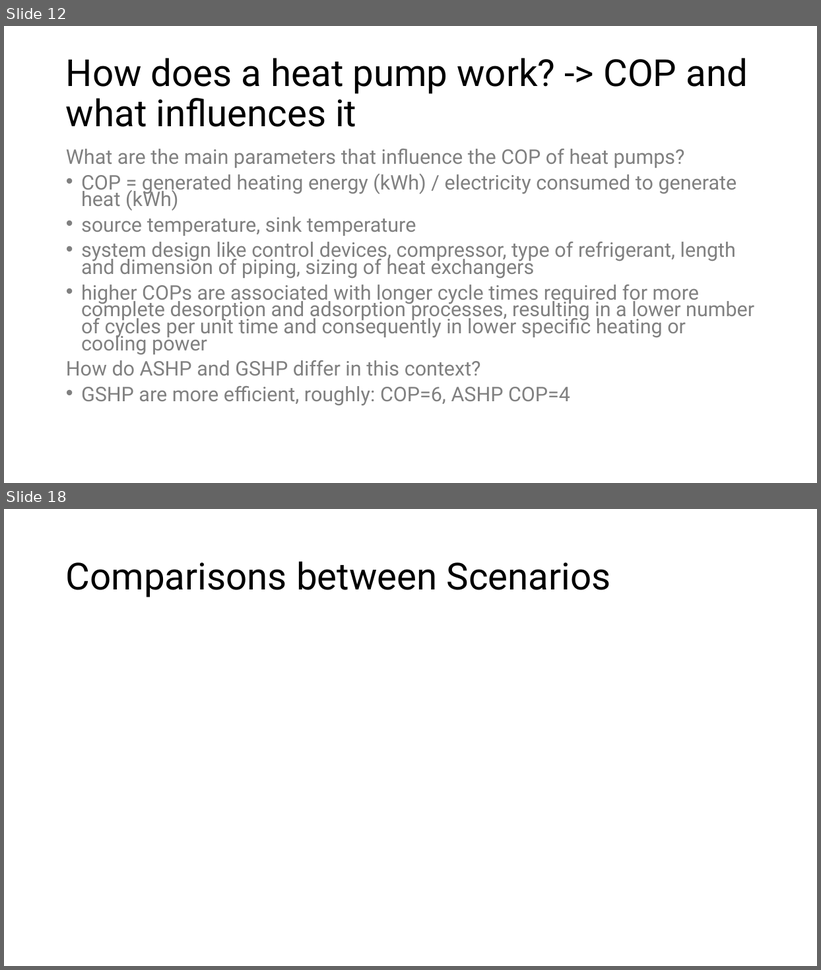
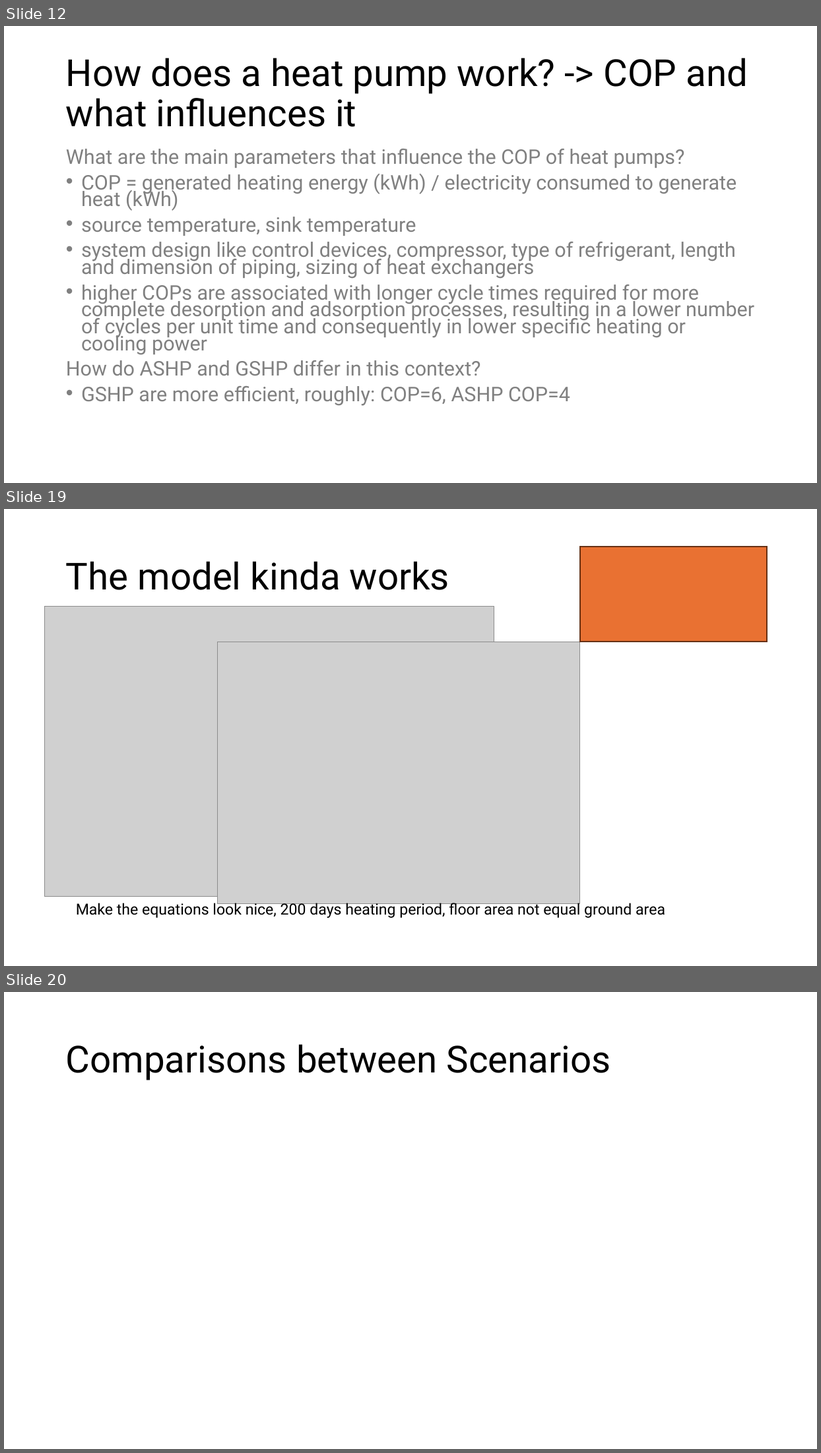
Before and after one commit to eyjomoin/Modeling-buildings-and-their-heating-systems, a slide deck: presentation/heat.pptx. Shown one above the other, each under a label of ours: slides 12 and 18 before the commit, slides 12, 19 and 20 after it; the slides between them are not shown. The pictures are 821x970 and 821x1453 pixels, drawn with LibreOffice and Linux fonts; fonts in the diff are those of the drawing; grey boxes stand for pictures. Boxes give left, top, right and bottom in pixels: in the first picture for what was removed or moved away, otherwise in the second. Text is boxed around its words. In the diff, an @@ line names an element or a change of style, - is before the commit and + after.

```diff
--- a/presentation/heat.pptx
+++ b/presentation/heat.pptx
@@ slide 19 added at bbox=[4, 509, 817, 966], background #FFFFFF @@
@@ rectangle added at bbox=[580, 547, 768, 642], fill #E97132, outline #663216 1.5 pt @@
@@ title added at bbox=[66, 561, 450, 590], 44 pt, text #000000 @@
+The model kinda works
@@ picture added at bbox=[45, 607, 494, 897] @@
@@ picture added at bbox=[217, 642, 580, 904] @@
@@ text added at bbox=[76, 901, 665, 918], 18 pt, text #000000 @@
+Make the equations look nice, 200 days heating period, floor area not equal ground area
@@ what was slide 18 is now slide 20 @@
```
Also in this commit, not shown: 5 slides changed, 2 other slides added, 2 slides removed, 1 other file.
